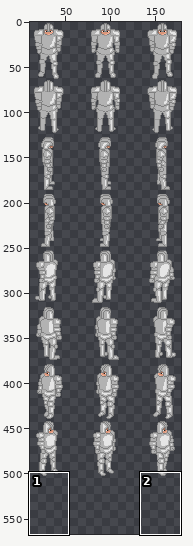
Sprite sheet: TDF/rec/Knight.png. The picture above shows the old version from afar; the outline marks the close-up.
Close-up. The starting point:
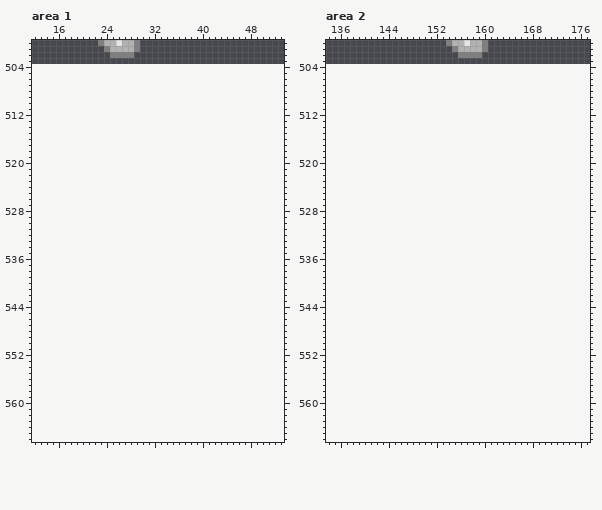
The file is 189x504 pixels. Colours within 5 levels of each other are drawn and written as one. Shown: area 1: x 12..53, y 500..566; area 2: x 134..177, y 500..566. The old version is drawn lined up with the new one, on the new canvas. The wide view leaves out empty margins. The commit also changed other parts of the picture, which this record leaves out.
And afterwards:
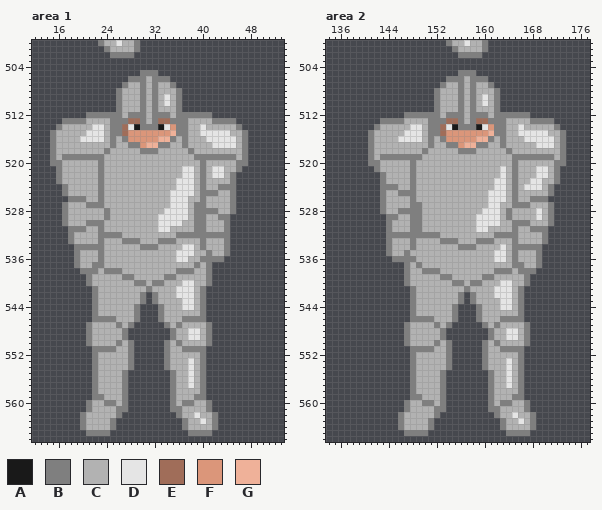
Palette (. is transparent): A #191919  B #7f7f7f  C #b2b2b2  D #e5e5e5  E #a06d59  F #db967a  G #efb199
What changed:
canvas 189x504 -> 189x567
Changed rows in their new state; - is an unchanged pixel.
Area 1:
first column x 15:
505 ---------------BBB---------------
506 -------------BBBCBBB-------------
507 ------------BCCBCBCCB------------
508 -----------BCCCBCBCCCB-----------
509 -----------BCCCBCBCDCB-----------
510 -----------BCCCBCBCDCB-----------
511 -----------BCCCBCBCCCB-----------
512 ------BBBBBBCBBBCBBBCBBBBBB------
513 --BBBBCCCCBBBEEBCBEEBBBCCCCBBBB--
514 -BCCCCCDDCBBEDABBBADFBBCCDCCCCCB-
515 BCCCCCDDDCBBEFFFFFFFGBBCCDDDDDCCB
516 BCCCCDDDDCBCBFFFFFGGBCBCCCDDDDDCB
517 BCCCCCCCCCBCCBBFGGBBCCBCCCCDDDDCB
518 BCCCCCCCCBCCCCCBBBCCCCCBCCCCCCCCB
519 BCBBBBBBBCCCCCCCCCCCCCCCBBBBBBBCB
520 BBCCCCCCBCCCCCCCCCCCCCCCCBCCCCCBB
521 -BCCCCCCBCCCCCCCCCCCCCDDCBCDDCCB-
522 -BCCCCCCBCCCCCCCCCCCCCDDCBCDDCB--
523 -BCCCCCCBCCCCCCCCCCCCDDDCBCCCCB--
524 --BCCCCCBCCCCCCCCCCCCDDDCBCCBBB--
525 --BCCCCCBCCCCCCCCCCCDDDDCBBBCCB--
526 ---BBBCCBCCCCCCCCCCCDDDCCBCCCCB--
527 --BCCCBBBCCCCCCCCCCCDDDCBBCCCCB--
528 --BCCCCCCBCCCCCCCCCDDDDCBBBBCCB--
529 --BCCCCCCBCCCCCCCCDDDDDCBBCCBB---
530 --BCCCBBBCCCCCCCCCDDDDCCBBCCCB---
531 ---BBBCCBCCCCCCCCCDDCCCCBBCCCB---
532 ---BCCCCBBBBCCCCCCCCCBBBBBBBBB---
533 ---BCCCCBCCCBBBCCCBBBCCCCBCCCB---
534 ----BBBBBCCCCCCBBBCCCCDDCBCCCB---
535 ----BCCCBCCCCCCCCCCCCDDDCCBCCB---
536 ----BCCCBCCCCCCCCCCCCDDCCBBBB----
537 ----BCCBBCCCCCCCCCCCCCCCBCB------
538 -----BBBCBBBCCCCCCCCCBBBCCB------
539 ------BCCCCCBBCCCCCBBCCCCCB------
540 ------BCCCCCCCBBCBBCCCDDCCB------
541 -------BCCCCCCCCBCCCCDDDCB-------
542 -------BCCCCCCCB-BCCCDDDCB-------
543 -------BCCCCCCCB-BCCCCDDCB-------
544 -------BCCCCCCB---BCCCDDCB-------
545 -------BCCCCCCB---BCCCCCCB-------
546 -------BBBBCCCB---BCCCBBBB-------
547 ------BCCCCBCB-----BCBCCCCB------
548 ------BCCCCCB-------BCCDDCB------
549 ------BCCCCCB-------BCCDDCB------
550 ------BCCCCBCB-----BCBCCCCB------
551 -------BBBBCCB-----BCCBBBB-------
552 -------BCCCCCB-----BCCCCCB-------
553 -------BCCCCCB-----BCCCDCB-------
554 -------BCCCCCB-----BCCCDCB-------
555 -------BCCCCB-------BCCDCB-------
556 -------BCCCCB-------BCCDCB-------
557 -------BCCCCB-------BCCDCB-------
558 -------BCCCCB-------BCCCCB-------
559 -------BBCCCB-------BCCCBB-------
560 ------BCCBBCB-------BCBBCCB------
561 ------BCCCCBB-------BBCCCCB------
562 -----BCCCCCB---------BCCDCCB-----
563 -----BCCCCB-----------BCCDCB-----
564 -----BCCCCB-----------BCCCCB-----
565 ------BBBB-------------BBBB------
Area 2:
first column x 141:
505 ---------------BBB---------------
506 -------------BBBCBBB-------------
507 ------------BCCBCBCCB------------
508 -----------BCCCBCBCCCB-----------
509 -----------BCCCBCBCDCB-----------
510 -----------BCCCBCBCDCB-----------
511 -----------BCCCBCBCCCB-----------
512 ------BBBBBBCBBBCBBBCBBBBBB------
513 --BBBBCCCCBBBEEBCBEEBBBCCCCBBBB--
514 -BCCCCCDDCBBEDABBBADFBBCCDCCCCCB-
515 BCCCCCDDDCBBEFFFFFFFGBBCCDDDDDCCB
516 BCCCCDDDDCBCBFFFFFGGBCBCCCDDDDDCB
517 BCCCCCCCCCBCCBBFGGBBCCBCCCCCDDDCB
518 BCCCCCCCCBCCCCCBBBCCCCCBCCCCCCCCB
519 BCBBBBBBBCCCCCCCCCCCCCCCBBBBBBBCB
520 BBCCCCCBCCCCCCCCCCCCCCCCBCCCCCCBB
521 -BCCCCCBCCCCCCCCCCCCCCDCBCCCDDCB-
522 --BCCCCBCCCCCCCCCCCCCCDCBCCCDDCB-
523 --BCCCCBCCCCCCCCCCCCCDDCBCCDDCCB-
524 --BBBCCBCCCCCCCCCCCCCDDCBCDDDCB--
525 --BCCBBBCCCCCCCCCCCCDDDCBCCCCCB--
526 --BCCCCBCCCCCCCCCCCCDDDCBCCBBB---
527 --BCCCCBBCCCCCCCCCCCDDCCBBBCCCB--
528 --BCCBBBBCCCCCCCCCCDDDCBCCCCDCB--
529 ---BBCCBBCCCCCCCCCDDDDCBCCCCDCB--
530 ---BCCCBBCCCCCCCCCDDDDCCBBBCCCB--
531 ---BCCCBBCCCCCCCCCDDCCCCBCCBBB---
532 ---BBBBBBBBBCCCCCCCCCBBBBCCCCB---
533 ---BCCCBCCCCBBBCCCBBBCCCBCCCCB---
534 ---BCCCBCCCCCCCBBBCCCCDCBBBBB----
535 ---BCCBCCCCCCCCCCCCCCDDCBCCCB----
536 ----BBBBCCCCCCCCCCCCCDDCBCCCB----
537 ------BCBCCCCCCCCCCCCCCCBBCCB----
538 ------BCCBBBCCCCCCCCCBBBCBBB-----
539 ------BCCCCCBBCCCCCBBCCCCCB------
540 ------BCCCCCCCBBCBBCCCDDCCB------
541 -------BCCCCCCCCBCCCCDDDCB-------
542 -------BCCCCCCCB-BCCCDDDCB-------
543 -------BCCCCCCCB-BCCCCDDCB-------
544 -------BCCCCCCB---BCCCDDCB-------
545 -------BCCCCCCB---BCCCCCCB-------
546 -------BBBBCCCB---BCCCBBBB-------
547 ------BCCCCBCB-----BCBCCCCB------
548 ------BCCCCCB-------BCCDDCB------
549 ------BCCCCCB-------BCCDDCB------
550 ------BCCCCBCB-----BCBCCCCB------
551 -------BBBBCCB-----BCCBBBB-------
552 -------BCCCCCB-----BCCCCCB-------
553 -------BCCCCCB-----BCCCDCB-------
554 -------BCCCCCB-----BCCCDCB-------
555 -------BCCCCB-------BCCDCB-------
556 -------BCCCCB-------BCCDCB-------
557 -------BCCCCB-------BCCDCB-------
558 -------BCCCCB-------BCCCCB-------
559 -------BBCCCB-------BCCCBB-------
560 ------BCCBBCB-------BCBBCCB------
561 ------BCCCCBB-------BBCCCCB------
562 -----BCCCCCB---------BCCDCCB-----
563 -----BCCCCB-----------BCCDCB-----
564 -----BCCCCB-----------BCCCCB-----
565 ------BBBB-------------BBBB------
